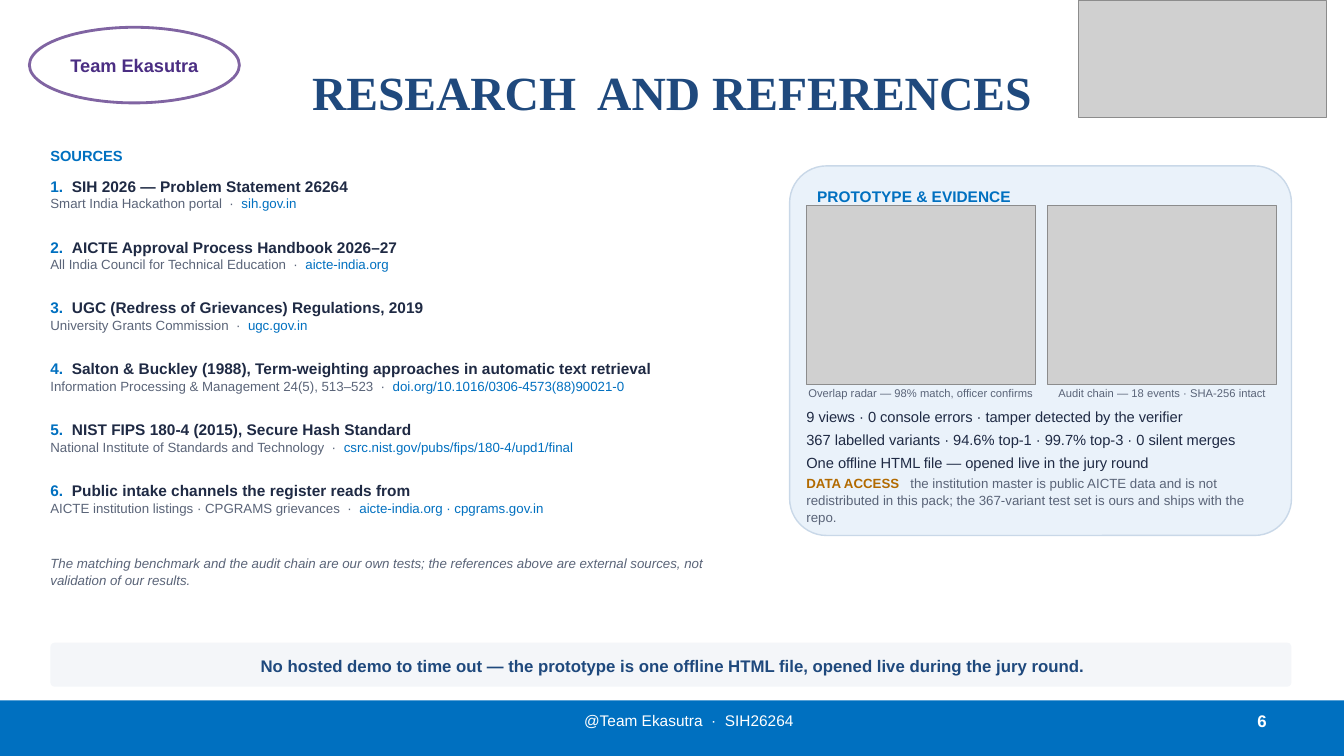
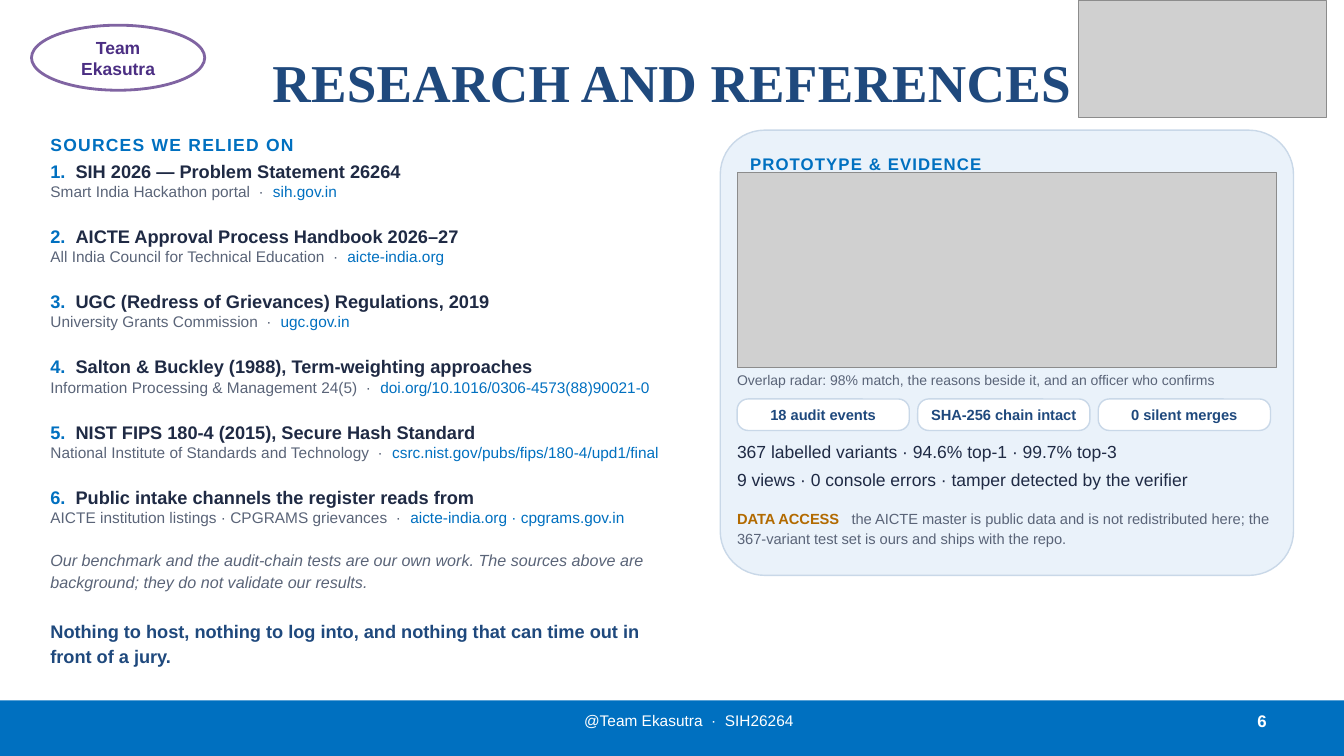
Before and after one commit to jvjerwinece/SIH26264, a slide deck: slide 6 of submission/Ekasutra_SIH2026_SIH26264_Official.pptx. Drawn at 1344x756 pixels with LibreOffice and Linux fonts; fonts in the diff are those of the drawing; grey boxes stand for pictures. Boxes give left, top, right and bottom in pixels: in the first picture for what was removed or moved away, otherwise in the second. Text is boxed around its words. In the diff, an @@ line names an element or a change of style, - is before the commit and + after.

Commit message:
feat: rebuild the portal deck at the winning deck's reading level
Titles 38 pt serif, body 15 pt, no middot strips; captures on pages 2, 5
and 6 and a native three-branch match tree on page 3. Page 5 now names the
social, economic and environmental benefits the template asks for.
Institution names in the seed and every capture are fictional.

```diff
--- a/submission/Ekasutra_SIH2026_SIH26264_Official.pptx
+++ b/submission/Ekasutra_SIH2026_SIH26264_Official.pptx
@@ ellipse "Team Ekasutra": place and size @@
-ellipse "Team Ekasutra" at [29, 27, 239, 103]
+ellipse "Team Ekasutra" at [31, 25, 205, 91]
@@ ellipse "Team Ekasutra" at [31, 25, 205, 91]: size 13 to 12.5 pt @@
@@ title "RESEARCH AND REFERENCES" at [272, 66, 1071, 103]: size 34 to 38 pt, letter spacing 0 to 0.2 pt @@
@@ text at [50, 138, 293, 151]: text changed; size 10.5 to 12.5 pt @@
-SOURCES
+SOURCES WE RELIED ON
@@ rounded rectangle "PROTOTYPE & EVIDENCE": place and size @@
-rounded rectangle "PROTOTYPE & EVIDENCE" at [789, 166, 1292, 536]
+rounded rectangle "PROTOTYPE & EVIDENCE" at [721, 130, 1295, 576]
@@ rounded rectangle "PROTOTYPE & EVIDENCE" at [721, 130, 1295, 576]: size 11 to 12 pt, letter spacing 0 to 0.8 pt; less space between paragraphs @@
@@ text "1. SIH 2026 — Problem ...": place and size @@
-text "1. SIH 2026 — Problem ..." at [50, 181, 348, 211]
+text "1. SIH 2026 — Problem ..." at [50, 164, 401, 200]
@@ text "1. SIH 2026 — Problem ..." at [50, 164, 401, 200]: size 11 to 13 pt in "1. SIH 2026 — Problem Statement 26264"; size 9.5 to 11 pt in "Smart India Hackathon portal · sih.gov.in"; line spacing 1.02 to 1.04 @@
@@ picture: place and size @@
-picture at [1049, 206, 1277, 384]
+picture at [737, 172, 1276, 368]
@@ picture removed at [807, 206, 1035, 384] @@
@@ text "2. AICTE Approval Process Handbook ...": place and size @@
-text "2. AICTE Approval Process Handbook ..." at [50, 242, 397, 272]
+text "2. AICTE Approval Process Handbook ..." at [50, 229, 459, 265]
@@ text "2. AICTE Approval Process Handbook ..." at [50, 229, 459, 265]: size 11 to 13 pt in "2. AICTE Approval Process Handbook 2026–27"; size 9.5 to 11 pt in "All India Council for Technical Education · ..."; line spacing 1.02 to 1.04 @@
@@ text "3. UGC (Redress of Grievances) ...": place and size @@
-text "3. UGC (Redress of Grievances) ..." at [50, 302, 423, 333]
+text "3. UGC (Redress of Grievances) ..." at [50, 294, 489, 330]
@@ text "3. UGC (Redress of Grievances) ..." at [50, 294, 489, 330]: size 11 to 13 pt in "3. UGC (Redress of Grievances) Regulations, 2019"; size 9.5 to 11 pt in "University Grants Commission · ugc.gov.in"; line spacing 1.02 to 1.04 @@
@@ text at [50, 360, 649, 396]: text changed; size 9.5 to 11 pt @@
-4. Salton & Buckley (1988), Term-weighting approaches in automatic text retrieval
-Information Processing & Management 24(5), 513–523 · doi.org/10.1016/0306-4573(88)90021-0
+4. Salton & Buckley (1988), Term-weighting approaches
+Information Processing & Management 24(5) · doi.org/10.1016/0306-4573(88)90021-0
@@ text at [737, 375, 1215, 388]: text changed; size 8 to 10 pt @@
-Overlap radar — 98% match, officer confirms
+Overlap radar: 98% match, the reasons beside it, and an officer who confirms
@@ rounded rectangle "18 audit events": place and size @@
-rounded rectangle "18 audit events" at [1058, 389, 1266, 397]
+rounded rectangle "18 audit events" at [737, 399, 909, 431]
@@ rounded rectangle "18 audit events" at [737, 399, 909, 431]: vertical alignment top to middle; fill none to #FFFFFF; outline none to #C9D8E8 1 pt @@
@@ text in rounded rectangle at [770, 409, 876, 420]: text changed; size 8 to 10.5 pt; text colour #5A6478 to #1F497D; bold on @@
-Audit chain — 18 events · SHA-256 intact
+18 audit events
@@ rounded rectangle added at [918, 399, 1090, 431], fill #FFFFFF, outline #C9D8E8 1 pt, 10.5 pt, text #1F497D, bold @@
+SHA-256 chain intact
@@ rounded rectangle added at [1099, 399, 1271, 431], fill #FFFFFF, outline #C9D8E8 1 pt, 10.5 pt, text #1F497D, bold @@
+0 silent merges
@@ text "5. NIST FIPS 180-4 (2015), ..." at [50, 425, 659, 461]: size 11 to 13 pt in "5. NIST FIPS 180-4 (2015), Secure Hash ..."; size 9.5 to 11 pt in "National Institute of Standards and Technology · ..."; line spacing 1.02 to 1.04 @@
@@ text at [737, 445, 1117, 462]: paragraph added @@
+367 labelled variants · 94.6% top-1 · 99.7% top-3
@@ text "367 labelled variants · 94.6% ...": place and size @@
-text "367 labelled variants · 94.6% ..." at [806, 411, 1236, 471]
+text "367 labelled variants · 94.6% ..." at [737, 445, 1187, 490]
@@ text at [806, 434, 1236, 471]: paragraphs removed @@
-367 labelled variants · 94.6% top-1 · 99.7% top-3 · 0 silent merges
-One offline HTML file — opened live in the jury round
@@ text at [737, 473, 1187, 490]: size 10.5 to 12.5 pt in "9 views · 0 console errors · ..."; less space between paragraphs @@
@@ text "6. Public intake channels the ..." at [50, 490, 624, 526]: size 11 to 13 pt in "6. Public intake channels the register reads ..."; size 9.5 to 11 pt in "AICTE institution listings · CPGRAMS grievances · ..."; line spacing 1.02 to 1.04 @@
@@ text at [737, 513, 1269, 547]: text changed; size 9.5 to 10.5 pt @@
-DATA ACCESS the institution master is public AICTE data and is not redistributed in this pack; the 367-variant test set is ours and ships with the repo.
+DATA ACCESS the AICTE master is public data and is not redistributed here; the 367-variant test set is ours and ships with the repo.
@@ text at [50, 554, 643, 592]: text changed; size 9.5 to 11.5 pt @@
-The matching benchmark and the audit chain are our own tests; the references above are external sources, not validation of our results.
+Our benchmark and the audit-chain tests are our own work. The sources above are background; they do not validate our results.
@@ text added at [50, 624, 639, 667], 13 pt, text #1F497D, bold @@
+Nothing to host, nothing to log into, and nothing that can time out in front of a jury.
@@ rounded rectangle removed at [50, 643, 1292, 688] @@
-No hosted demo to time out — the prototype is one offline HTML file, opened live during the jury round.
```
Also in this commit, not shown: 5 other slides changed, 11 other files.
